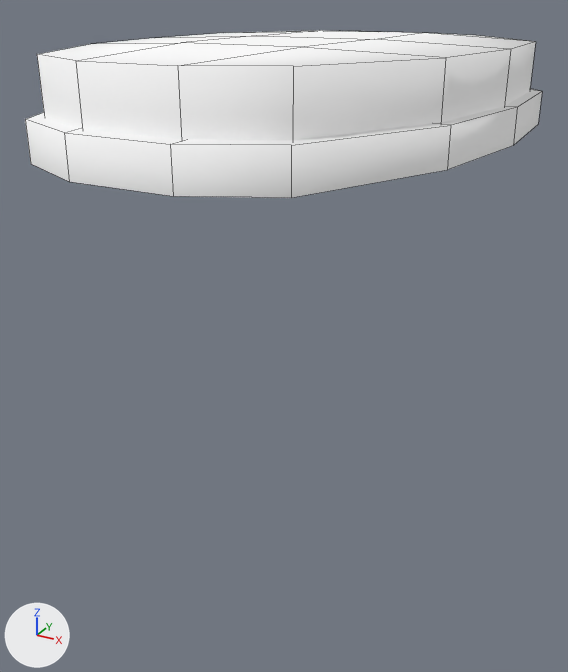
The Blender file scenes/levels/assets/src/island_02.blend: old version first, new version second.
Before and after are seen from a 50 mm camera at (9.02, -17.2, 3.1) aimed at (0.0, -0.79, -5.1). Arrows for +X, +Y and +Z are at lower left; the lights stay in place. Mesh edges are drawn as thin lines.

Objects in the first picture: 'Island02Mesh'.
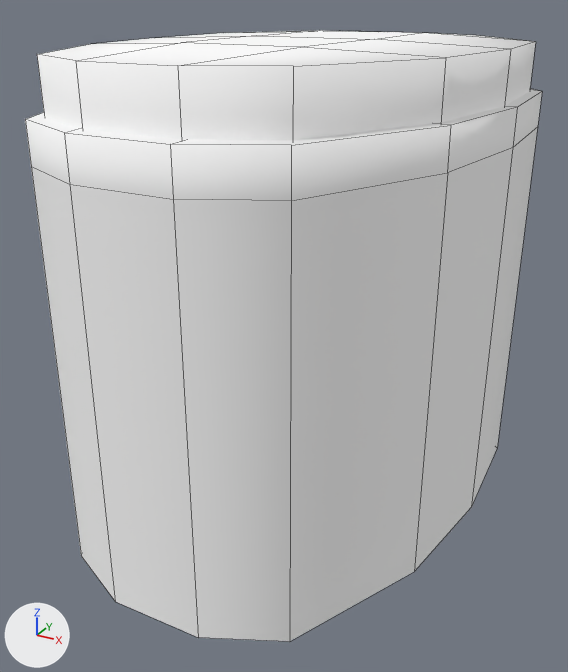
Pixel boxes (x1, y1, x2, y2) of what changed, in the pictures (568 x 672 px):
'Island02Mesh', reshaped (263% taller): before (25, 30, 542, 198); after (25, 30, 542, 642)
part 1 of me_island2mesh, built on: before (30, 122, 538, 198); after (30, 122, 538, 642)

Edits to the bpy script that builds the scene:
```text
Change me_island2mesh:
    used by ob_island02mesh; parent = ob_island02collider__colonly; location = (0.0, 0.0, 0.0)
    remove me_island2mesh.from_pydata(...)  # 68 vertices, 52 faces; spans x -4.83..4.99, y -6.84..6.74, z -0.01..2.09
    add me_island2mesh.from_pydata(...)  # 82 vertices, 66 faces; spans x -4.83..4.99, y -6.85..6.74, z -9.54..2.09
    me_island2mesh part 1
    6 vertices in x -4.83..4.54, y -6.02..6.19, z -0.01 move by (0.0, 0.0, -0.05)
    6 vertices in x -1.02..4.99, y -6.84..6.74, z -0.01 move by (0.0, -0.01, -0.05)
    2 vertices move from x -4.36..2.99, y -6.0..-2.67, z -0.01 to x -4.35..3.0, y -6.0..-2.67, z -0.06
    14 new vertices lie (0.0, 0.0, -9.48) away from vertices in x -4.83..4.99, y -6.84..6.74, z -0.01
    14 new faces join them
```
